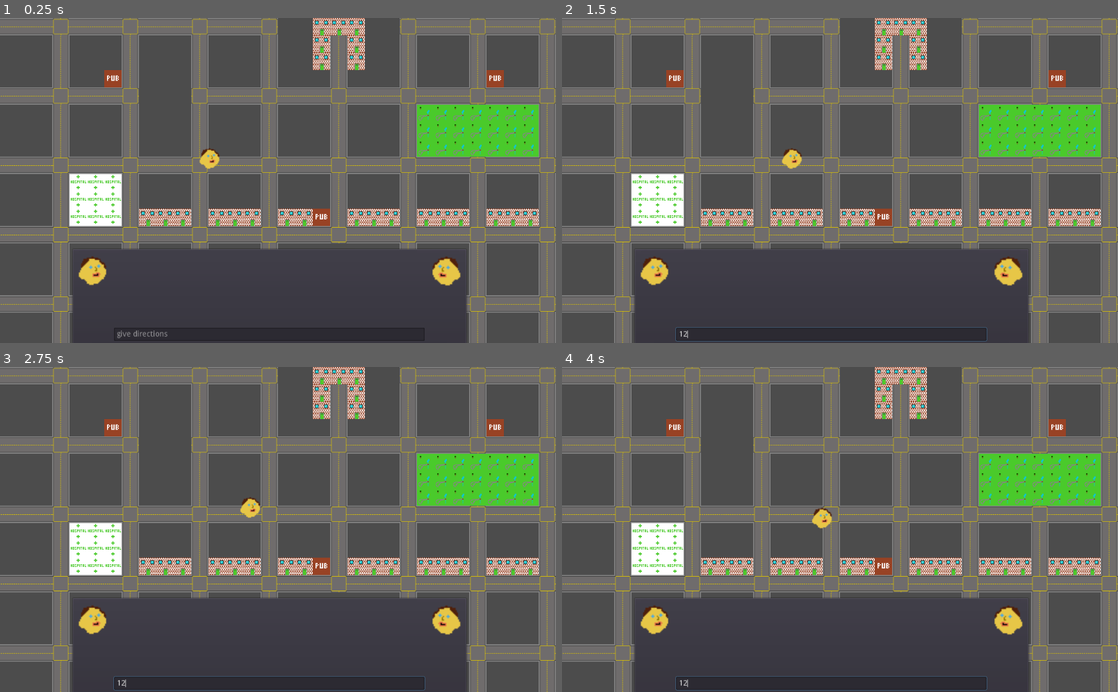
Above: before the commit, frames 1-4 (two rows, left to right).
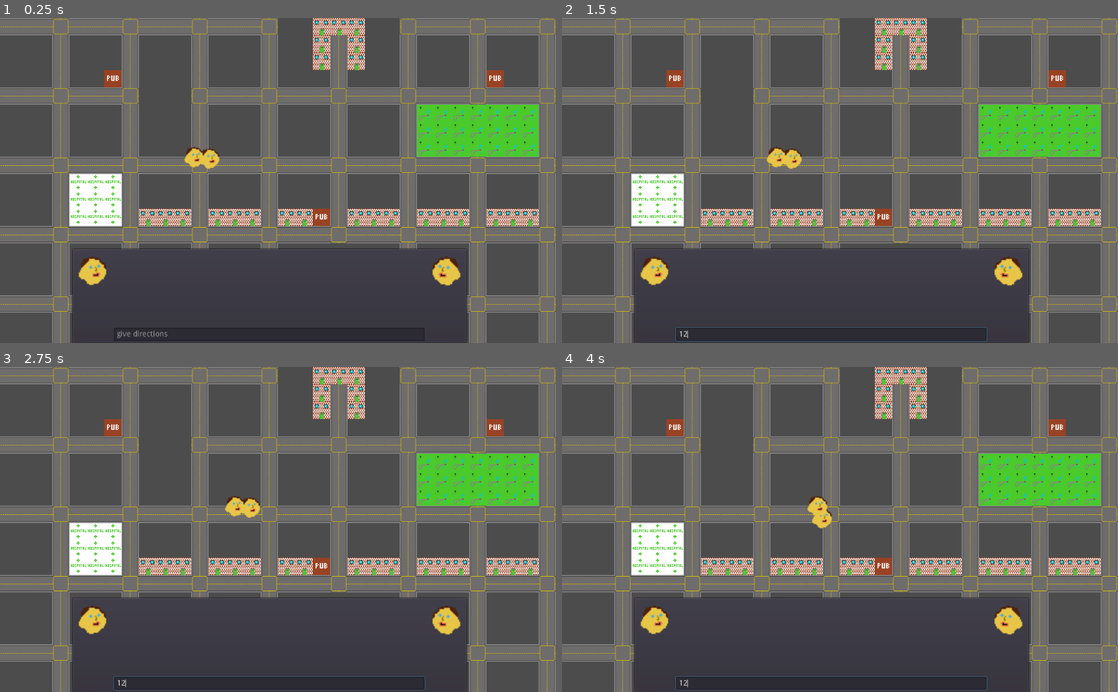
Above: after the commit, the same moments.

Repository: rikkiprince/ggj21-wfh-lost-and-found
Game: Godot game, scene res://TilemapTest.tscn
The game is run twice, just before and just after one commit, with the same random seed, the same clock (stepped at 60 frames per second) and the same inputs.
Inputs (mouse positions are in pixels of both pictures, inside the frame that each line leads up to):
- Up to frame 1 (0.25 s): no input
- Up to frame 2 (1.5 s): click (828, 333) at 0.52 s; type "12" at 0.6 s
- Up to frame 3 (2.75 s): no input
- Up to frame 4 (4 s): no input

The runs differ from the first frame. In frame 1, 0.2% of the frame differs, in the area x 13-84%, y 39-91%; in frame 2, 0.2%; in frame 3, 0.2%; in frame 4, 0.2%.

Commit message:
Generate new tourist and conversation on level ready

Diff:
--- a/godot-project/ConversationPanel.tscn
+++ b/godot-project/ConversationPanel.tscn
@@ -22,7 +22,7 @@
 
 [node name="TouristAvatar" type="TextureRect" parent="HBoxContainer"]
 margin_right = 67.0
-margin_bottom = 163.0
+margin_bottom = 164.0
 size_flags_horizontal = 3
 texture = ExtResource( 3 )
 stretch_mode = 5
@@ -30,14 +30,14 @@
 [node name="VBoxContainer" type="VBoxContainer" parent="HBoxContainer"]
 margin_left = 71.0
 margin_right = 643.0
-margin_bottom = 163.0
+margin_bottom = 164.0
 size_flags_horizontal = 7
 size_flags_vertical = 3
 size_flags_stretch_ratio = 8.5
 
 [node name="ConversationOutput" type="RichTextLabel" parent="HBoxContainer/VBoxContainer"]
 margin_right = 572.0
-margin_bottom = 135.0
+margin_bottom = 136.0
 focus_mode = 2
 size_flags_vertical = 3
 scroll_active = false
@@ -45,9 +45,9 @@
 script = ExtResource( 1 )
 
 [node name="SpeechInput" type="LineEdit" parent="HBoxContainer/VBoxContainer"]
-margin_top = 139.0
+margin_top = 140.0
 margin_right = 572.0
-margin_bottom = 163.0
+margin_bottom = 164.0
 size_flags_horizontal = 7
 size_flags_stretch_ratio = 7.02
 placeholder_text = "give directions"
@@ -59,7 +59,7 @@
 [node name="PlayerAvatar" type="TextureRect" parent="HBoxContainer"]
 margin_left = 647.0
 margin_right = 715.0
-margin_bottom = 163.0
+margin_bottom = 164.0
 size_flags_horizontal = 3
 texture = ExtResource( 3 )
 stretch_mode = 5
--- a/godot-project/Level1.gd
+++ b/godot-project/Level1.gd
@@ -5,11 +5,32 @@
 # var a = 2
 # var b = "text"
 
+onready var tilemap = get_node("TileMap")
+
+var tourist_scene = preload("res://Tourist.tscn")
+var conversation_panel_scene = preload("res://ConversationPanel.tscn")
 
 # Called when the node enters the scene tree for the first time.
 func _ready():
-	pass # Replace with function body.
+	new_tourist()
 
+func new_tourist():
+	# select_tourist_starting_location()
+	# select_destination()
+	place_new_tourist_at(11,8)
+	launch_conversation_panel()
+
+func place_new_tourist_at(x,y):
+	var world_coords = tilemap.map_to_world(Vector2(x,y))
+	var tourist_node = tourist_scene.instance()
+	tourist_node.position = world_coords
+	tourist_node.list_of_directions = ["south","left","straight"]
+	add_child(tourist_node)
+
+func launch_conversation_panel():
+	var conversation_node = conversation_panel_scene.instance()
+	conversation_node.set_position(Vector2(132,425))
+	add_child(conversation_node)
 
 # Called every frame. 'delta' is the elapsed time since the previous frame.
 #func _process(delta):
--- a/godot-project/MoveTourist.gd
+++ b/godot-project/MoveTourist.gd
@@ -40,7 +40,11 @@
 			return current_direction
 
 func get_next_direction():
-	var direction_text = list_of_directions.pop_front().to_lower()
+	var direction_text = list_of_directions.pop_front()
+	if(direction_text == null or direction_text == ""):
+		return STOOD_STILL
+
+	direction_text = direction_text.to_lower()
 	if(["north","east","south","west"].has(direction_text)):
 		print("Got compass direction: "+direction_text)
 		var new_compass_direction = direction_text[0].to_upper()
